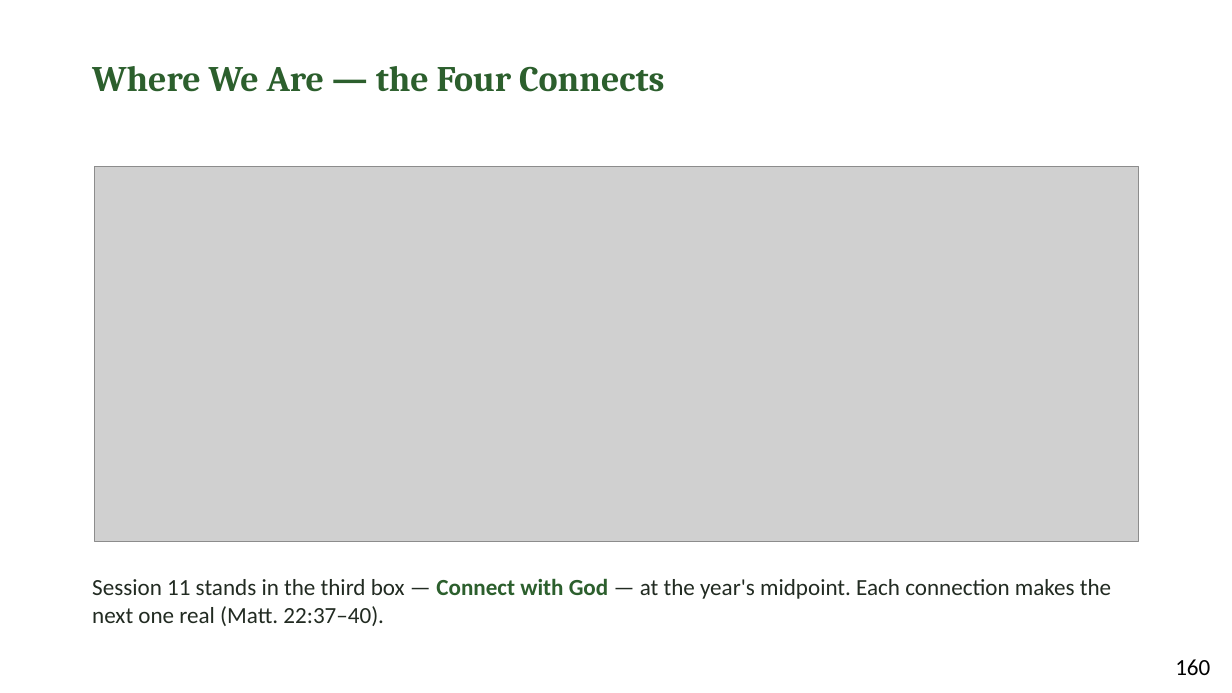
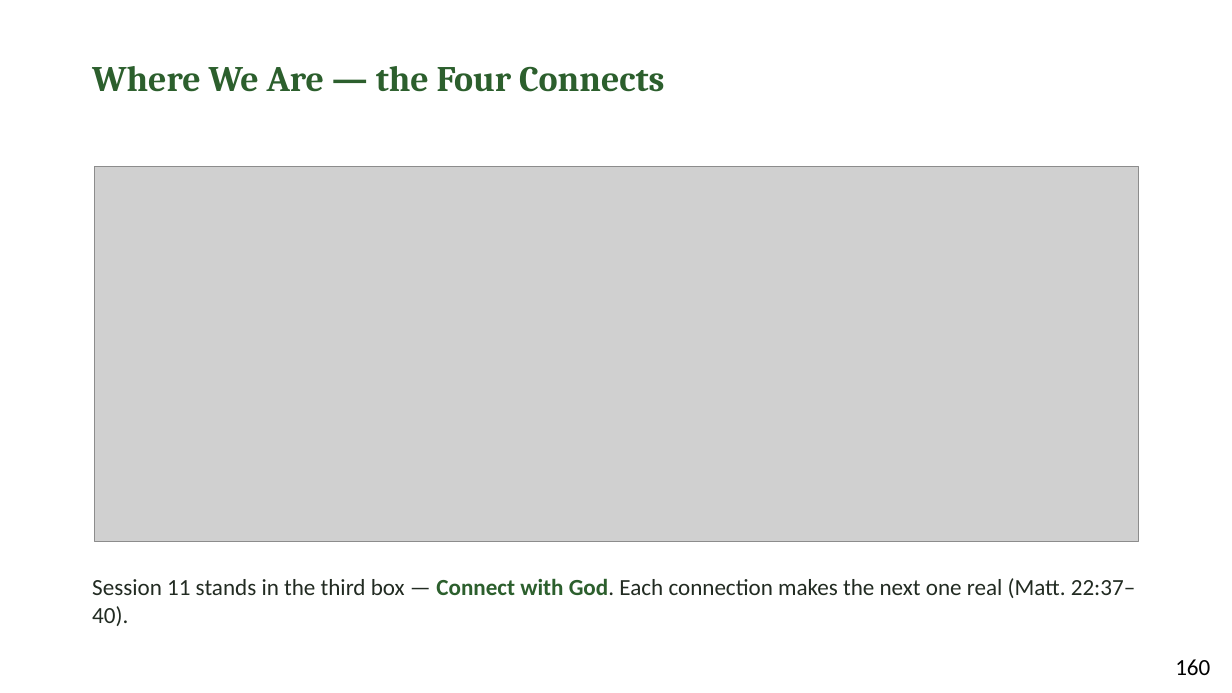
Before and after one commit to jgtittle-ministries/fellowship-of-the-heart-pilot-at-cca-dev, a slide deck: slide 3 of _implementation-notes/evening-series/FotH Evening Session 11 Slides DRAFT v1.pptx. Drawn at 1232x693 pixels with LibreOffice and Linux fonts; fonts in the diff are those of the drawing; grey boxes stand for pictures. Boxes give left, top, right and bottom in pixels: in the first picture for what was removed or moved away, otherwise in the second. Text is boxed around its words. In the diff, an @@ line names an element or a change of style, - is before the commit and + after.

```diff
--- a/_implementation-notes/evening-series/FotH Evening Session 11 Slides DRAFT v1.pptx
+++ b/_implementation-notes/evening-series/FotH Evening Session 11 Slides DRAFT v1.pptx
@@ text at <box>92,578,1135,626</box>: text changed @@
-Session 11 stands in the third box — Connect with God — at the year's midpoint. Each connection makes the next one real (Matt. 22:37–40).
+Session 11 stands in the third box — Connect with God. Each connection makes the next one real (Matt. 22:37–40).
```
Also in this commit, not shown: 10 other slides changed, 1 slide added, 31 other files.
